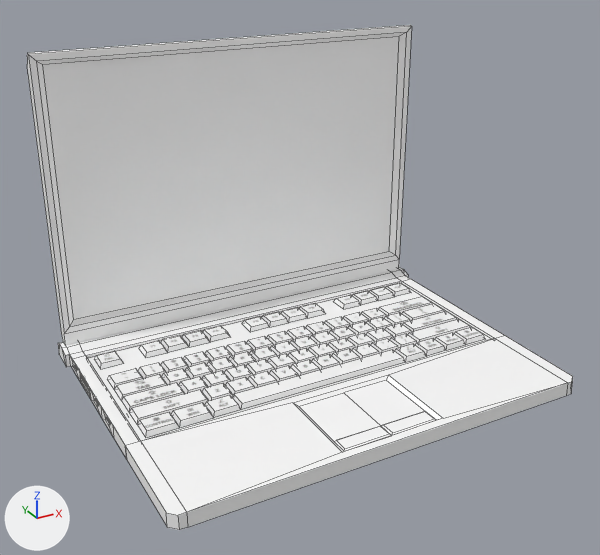
Two versions of the FBX model Assets/Models/computer.fbx, one commit apart.
Rendered twice from a 50 mm camera at (-0.543, -1.17, 0.64) aimed at (-0.026, -0.23, 0.17). The axes (+X, +Y, +Z) are drawn at lower left. The lights are the same throughout. Mesh edges are drawn as thin lines. Where no turn or scale is listed for an object, it has been applied to the vertices. Vertices at the same position are counted once.

The scene before the commit, as lines of its bpy script (objects in view):
```python
mat_laptop = principled_material('Laptop')
mat_laptop.base_color = (1.0, 1.0, 1.0)  # white #ffffff
mat_laptop.roughness = 0.4
me_cube = bpy.data.meshes.new('Cube')
me_cube.from_pydata(...)  # 191 vertices, 175 faces; spans x -0.319..0.319, y -0.45..0.025, z 0.001..0.027
me_cube.materials.append(mat_laptop)  # white #ffffff
me_cube_001 = bpy.data.meshes.new('Cube.001')
me_cube_001.from_pydata(...)  # 26 vertices, 19 faces; spans x -0.312..0.312, y 0.0..0.021, z -0.016..0.447
me_cube_001.materials.append(mat_laptop)  # white #ffffff
me_cube_002 = bpy.data.meshes.new('Cube.002')
me_cube_002.from_pydata(...)  # 455 vertices, 371 faces; spans x -0.282..0.282, y -0.282..-0.047, z -0.004..0.004
me_cube_002.materials.append(mat_keyboard)  # picture img_keyboardtex_png
# before: 42 (0.282, -0.148, -0.004), 71 (0.212, -0.148, -0.004), 144 (0.187, -0.148, -0.004), 330 (0.279, -0.145, 0.004) at pixel (431, 302), 331 (0.279, -0.118, 0.004) at pixel (422, 296)
# before: 332 (0.191, -0.118, 0.004) at pixel (379, 307), 333 (0.191, -0.145, 0.004) at pixel (388, 313), 334 (0.212, -0.145, 0.004) at pixel (399, 310)
ob_keyboard_layout = bpy.data.objects.new('keyboard layout', me_cube_002)
ob_keyboard_layout.location = (0.0, 0.0, 0.022)
ob_laptop_lower_frame = bpy.data.objects.new('laptop lower frame', me_cube)
ob_laptop_lower_frame.location = (0.0, 0.0, 0.0)
ob_laptop_screen = bpy.data.objects.new('laptop screen', me_cube_001)
ob_laptop_screen.location = (0.0, 0.0, 0.022)
```
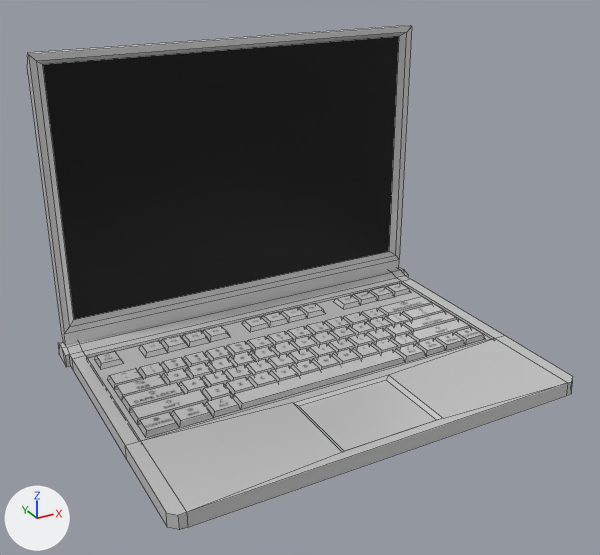
Commit message: Revamp laptop model

What the commit changed:
Picture 'laptop tex.png' (img_laptop_tex_png) is new.
In material 'Laptop' (mat_laptop), base_color is no longer (1.0, 1.0, 1.0), white #ffffff.
In material 'Laptop' (mat_laptop), texture is now set to img_laptop_tex_png.
In material 'Laptop' (mat_laptop), metallic goes from 0.0 to 0.272.
me_cube_001 has 26 vertices, 19 faces and spans x -0.312..0.312, y 0.0..0.021, z -0.016..0.447.
me_cube_001 is used by ob_laptop_screen; location (0.0, 0.0, 0.022).
me_cube_001 part 3: texture (UV) coordinates of 19 of 19 faces, centred in x -0.312..0.312, y 0.0..0.021, z -0.011..0.446, changed; they spanned u 0.4..0.43, v 0.07..0.1 and now span u 0.31..0.99, v 0.04..0.62.
me_cube_002 is used by ob_keyboard_layout; location (0.0, 0.0, 0.022).
Verts and faces of me_cube_002; kept vertices keep their numbers, new ones are numbered from 455.
me_cube_002 had 455 vertices, 371 faces and spanned x -0.282..0.282, y -0.282..-0.047, z -0.004..0.004.
me_cube_002 now has 454 vertices, 370 faces and spans x -0.282..0.282, y -0.282..-0.047, z -0.004..0.004.
Part 1, on me_cube_002:
Vertices deleted: 334 (with the faces that use them).
New faces: (330, 331, 332, 333), (42, 330, 333, 144).
me_cube_002 part 2: 368 faces spanning x -0.282..0.282, y -0.282..-0.047, z -0.004..0.004 switch from mat_keyboard (picture img_keyboardtex_png) to mat_laptop (picture img_laptop_tex_png).

What differs and where, as boxes (x1, y1, x2, y2) in the pictures (600 x 555 px; the box of a moved part takes in the faces that stretch with it):
'laptop screen', surface changed (grey to black)
    both: (27, 25, 412, 345)
'laptop lower frame', surface changed (white to grey)
    both: (58, 267, 573, 530)
'keyboard layout', surface changed, reshaped (white to grey)
    both: (94, 283, 485, 438)
part 1 of me_cube_002, moved or reshaped
    both: (380, 297, 432, 315)
part 2 of me_cube_002, recoloured (white to grey)
    both: (94, 283, 485, 438)
